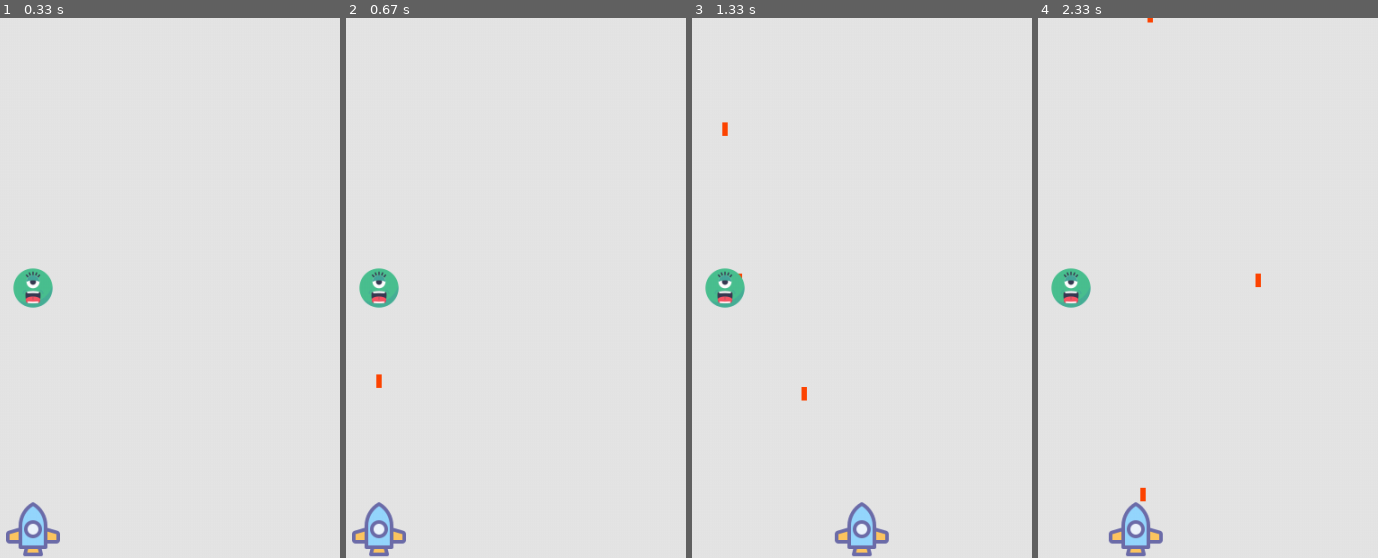
Above: before the commit, frames 1-4 (left to right).
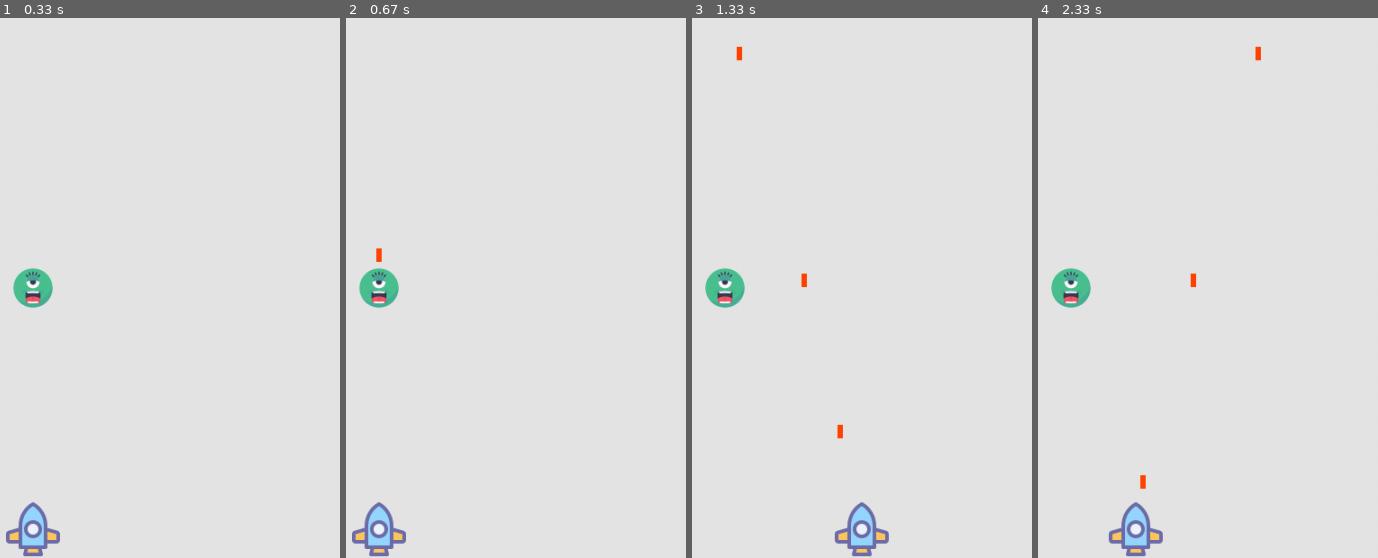
Above: after the commit, the same moments.

Repository: rememberanthonyrivers/Cosmic_Clash_pygame
Game: pygame game, started from alien_invasion.py
Two runs of this game, one before a commit and one after it. Both use one fixed random seed, a clock stepped at 60 frames per second and the inputs below.
Inputs:
- Up to frame 1 (0.33 s): no input
- Up to frame 2 (0.67 s): tap Space at 0.33 s
- Up to frame 3 (1.33 s): hold Right 0.67-1.13 s; tap Space at 0.73, 1.03, 1.23 s; hold Right from 1.17 s (still down)
- Up to frame 4 (2.33 s): tap Space at 1.53, 1.73, 2.03, 2.3 s; release Right at 1.63 s; hold Left 1.67-2.2 s; hold Left from 2.23 s (still down)

Frame 1 is identical in both runs. In frame 2, less than 0.1% of the frame differs, in the area x 8-11%, y 42-69%; in frame 3, 0.2%; in frame 4, 0.3%, in the area x 30-66%, y 0-90%.

Commit message:
code refactoring

Diff:
--- a/alien_invasion.py
+++ b/alien_invasion.py
@@ -32,15 +32,8 @@
         ship.update()
         # redraws the screen during each pass through the loop
         bullets.update()
-
-        # Get rid of bullets that have disappeared.
-        for bullet in bullets.copy():
-            if bullet.rect.bottom <= 0:
-                bullets.remove(bullet)
-        # print(len(bullets)) # prints how many bullets are displayed left on the screen
-
+        gf.update_bullets(bullets)
         gf.update_screen(ai_settings, screen, ship, alien, bullets)
-
 
 
 run_game()
--- a/game_functions.py
+++ b/game_functions.py
@@ -27,13 +27,17 @@
     elif event.key == pygame.K_LEFT:
         ship.moving_left = True
         print("\nLeft Key was pressed\n")
-    elif event.key ==pygame.K_SPACE:
-        # Create a new bullet and add it to the bullets group.
-        if len(bullets) < ai_settings.bullets_allowed:
-            new_bullet = Bullet(ai_settings, screen, ship)
-            # print("\nSpace Key was pressed\n")
-            bullets.add(new_bullet)
+    elif event.key == pygame.K_SPACE:
+        fire_bullet(ai_settings, screen, ship, bullets)
 
+
+def fire_bullet(ai_settings, screen, ship, bullets):
+    """Fire a bullet if limit is not reached yet."""
+    # Create a new bullet and add it to the bullets group.
+    if len(bullets) < ai_settings.bullets_allowed:
+        new_bullet = Bullet(ai_settings, screen, ship)
+        print("\nSpace Key was pressed\n")
+        bullets.add(new_bullet)
 
 
 def check_keyup_events(event, ship):
@@ -46,6 +50,18 @@
             ship.moving_left = False
 
 
+def update_bullets(bullets):
+    """Update position of bullets and get rid of old bullets."""
+    # Update the position of bullets.
+    bullets.update()
+
+    # Get rid of bullets that have disappered
+    for bullet in bullets.copy():
+        if bullet.rect.bottom <= 0:
+            bullets.remove(bullet)
+    # print(len(bullets)) # prints how many bullets are displayed left on the screen
+
+
 def update_screen(ai_settings, screen, ship, alien, bullets):
     """Updates images on the screen and flip to the new screen"""
     screen.fill(ai_settings.bg_color)
